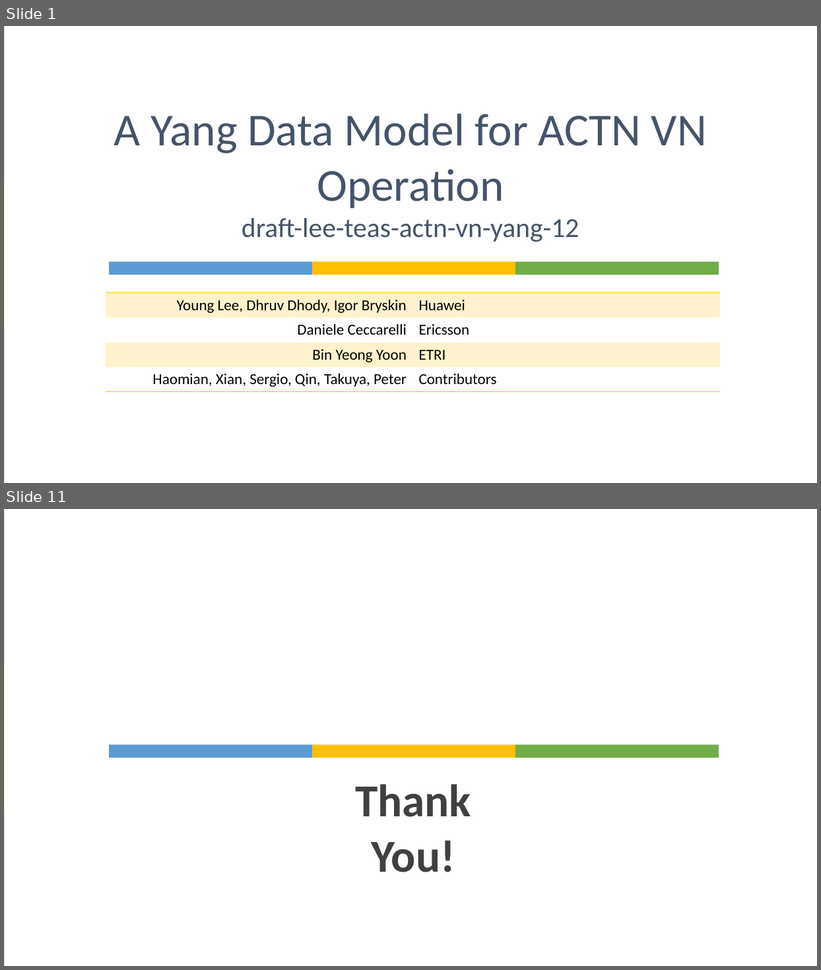
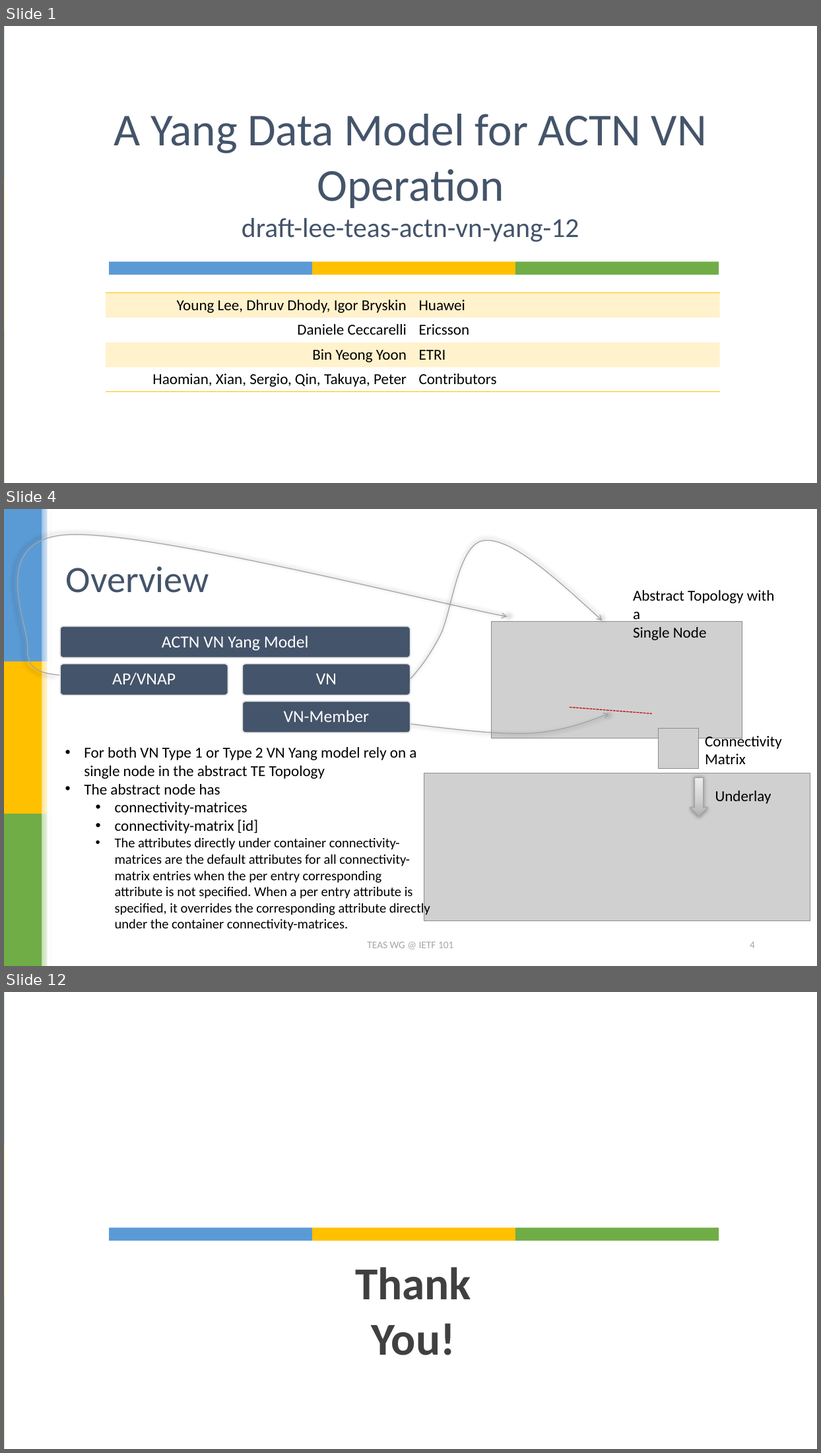
Before and after one commit to dhruvdhody-huawei/101, a slide deck: draft-lee-teas-actn-vn-yang.pptx. Shown one above the other, each under a label of ours: slides 1 and 11 before the commit, slides 1, 4 and 12 after it; the slides between them are not shown. The pictures are 821x970 and 821x1453 pixels, drawn with LibreOffice and Linux fonts; fonts in the diff are those of the drawing; grey boxes stand for pictures. Boxes give left, top, right and bottom in pixels: in the first picture for what was removed or moved away, otherwise in the second. Text is boxed around its words. In the diff, an @@ line names an element or a change of style, - is before the commit and + after.

```diff
--- a/draft-lee-teas-actn-vn-yang.pptx
+++ b/draft-lee-teas-actn-vn-yang.pptx
@@ slide 4 added at (4,509,817,966), background #FFFFFF; not listed: 6 template elements that a slide beside it also shows @@
@@ freeform shape added at (17,535,507,675), outline #A5A5A5 1 pt @@
@@ freeform shape added at (411,540,603,679), outline #A5A5A5 1 pt @@
@@ title added at (66,566,209,593), 44 pt, text #44546A @@
+Overview
@@ text added at (633,590,775,640), 18 pt, text #000000 @@
+Abstract Topology with a
+Single Node
@@ picture added at (491,622,742,739) @@
@@ rectangle added at (42,661,52,814), fill gradient #FFE699 to #FFFFFF @@
@@ group added at (60,626,411,733): 4 rounded rectangles, 4 texts @@
+ACTN VN Yang Model
+AP/VNAP
+VN
+VN-Member
@@ freeform shape added at (411,714,609,734), outline #A5A5A5 1 pt @@
@@ line added from (570, 707) to (652, 714), #C00000 1 pt dashed @@
@@ picture added at (659,729,699,769) @@
@@ text added at (705,733,782,764), 18 pt, text #000000 @@
+Connectivity
+Matrix
@@ text added at (84,747,430,931), 16 pt, text #000000 @@
+• For both VN Type 1 or Type 2 VN Yang model rely on a single node in the abstract TE Topology
+• The abstract node has
+  • connectivity-matrices
+  • connectivity-matrix [id]
+  • The attributes directly under container connectivity-matrices are the default attributes for all connectivity-matrix entries when the per entry corresponding attribute is not specified. When a per entry attribute is specified, it overrides the corresponding attribute directly under the container connectivity-matrices.
@@ picture added at (424,774,810,921) @@
@@ down arrow added at (690,778,708,817), fill gradient #B1B1B1 to #D5D5D5 to #EDEDED, outline #A5A5A5 1 pt @@
@@ text added at (715,791,772,804), 18 pt, text #000000 @@
+Underlay
@@ text added at (367,942,453,949), 12 pt, text #A5A5A5 @@
+TEAS WG @ IETF 101
@@ page number added at (750,942,755,949), 12 pt, text #A5A5A5 @@
+4
@@ what was slide 11 is now slide 12 @@
```
Also in this commit, not shown: 8 slides changed, 6 other slides added, 1 slide removed, 1 other file.
